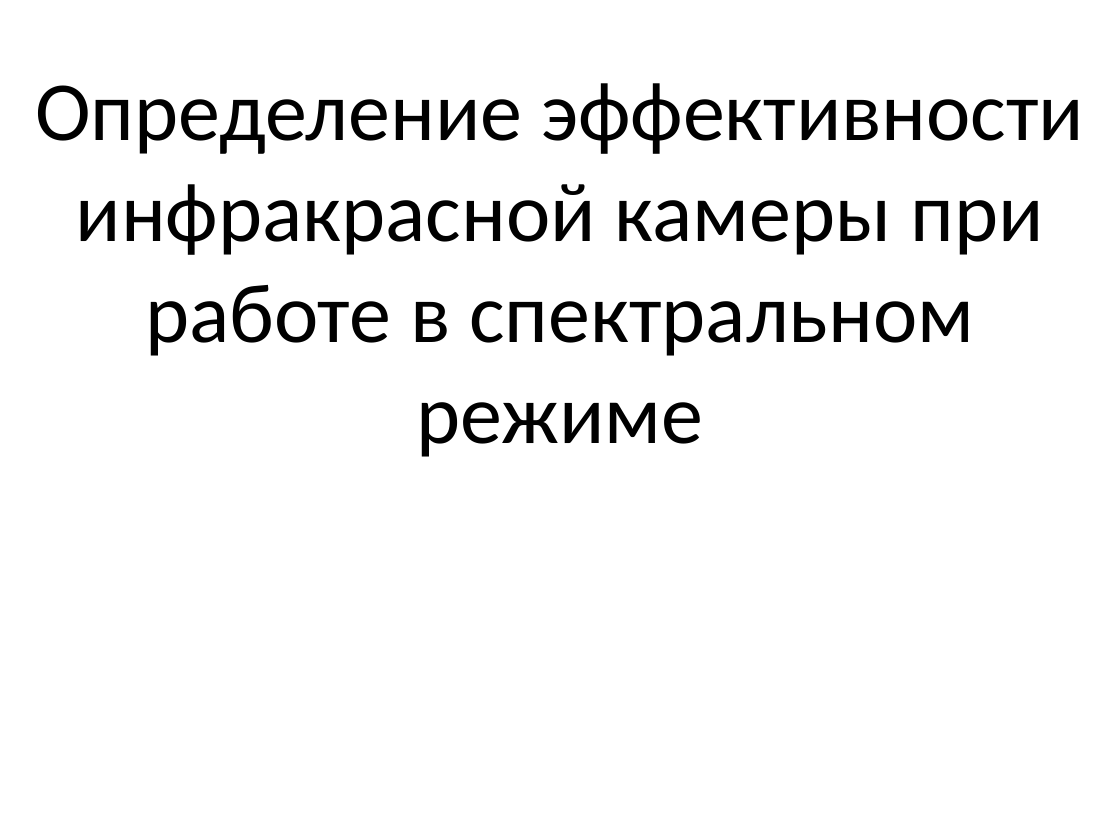
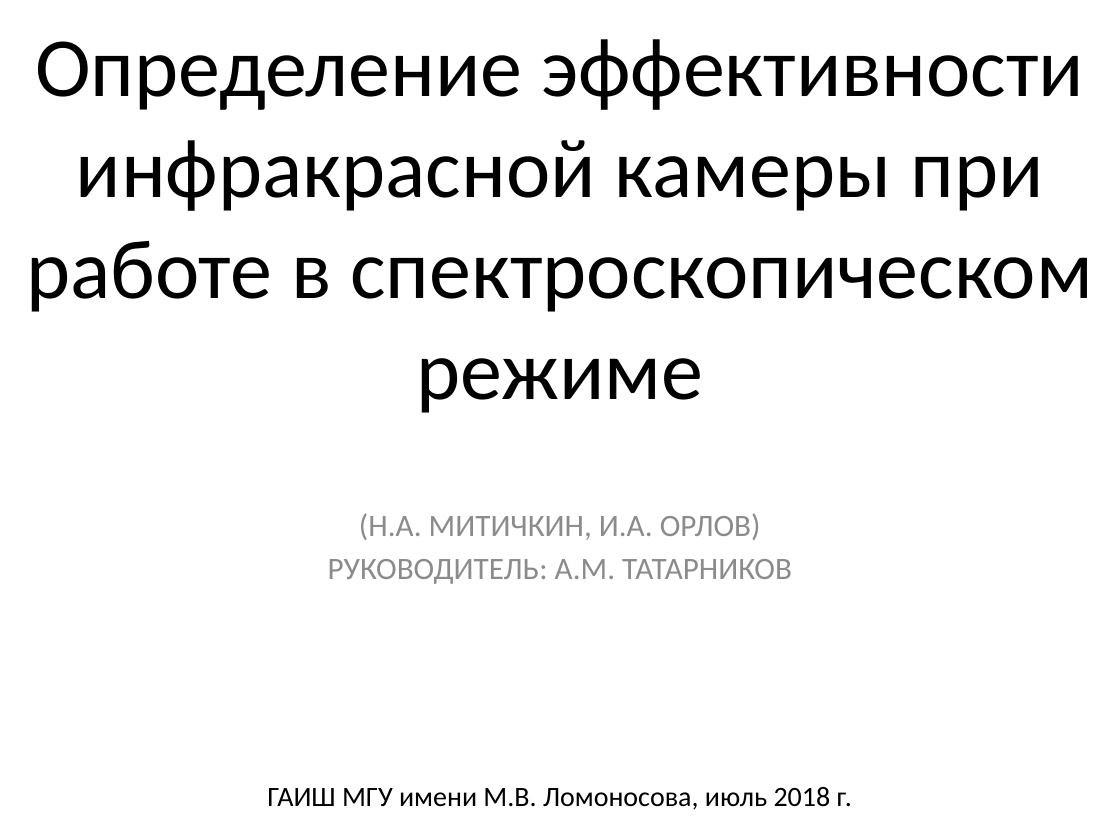
Before and after one commit to orel77777/PRACTICE, a slide deck: slide 1 of presentation.pptx. Drawn at 1120x840 pixels with LibreOffice and Linux fonts; fonts in the diff are those of the drawing. Boxes give left, top, right and bottom in pixels: in the first picture for what was removed or moved away, otherwise in the second. Text is boxed around its words. In the diff, an @@ line names an element or a change of style, - is before the commit and + after.

```diff
--- a/presentation.pptx
+++ b/presentation.pptx
@@ title at (26,39,1093,413): text changed @@
-Определение эффективности инфракрасной камеры при работе в спектральном режиме
+Определение эффективности инфракрасной камеры при работе в спектроскопическом режиме
@@ subtitle added at (328,513,792,584), 20 pt, text #8C8C8C @@
+(Н.А. МИТИЧКИН, И.А. ОРЛОВ)
+РУКОВОДИТЕЛЬ: А.М. ТАТАРНИКОВ
@@ text added at (267,787,852,810), 18 pt, text #000000 @@
+ГАИШ МГУ имени М.В. Ломоносова, июль 2018 г.
```
Also in this commit, not shown: 2 other slides changed, 15 other files.
